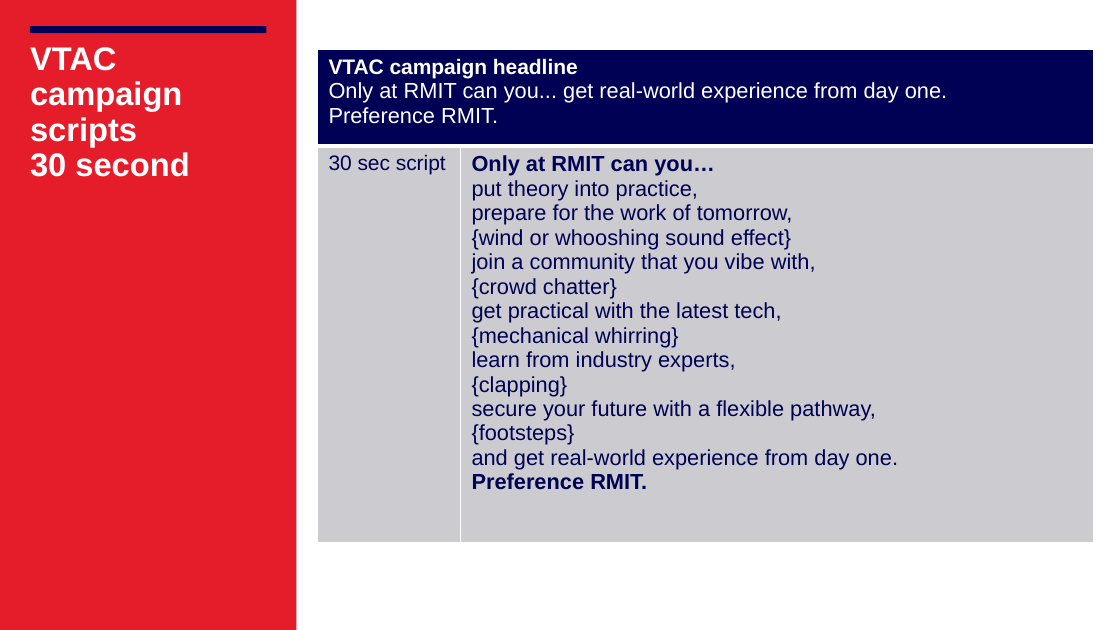
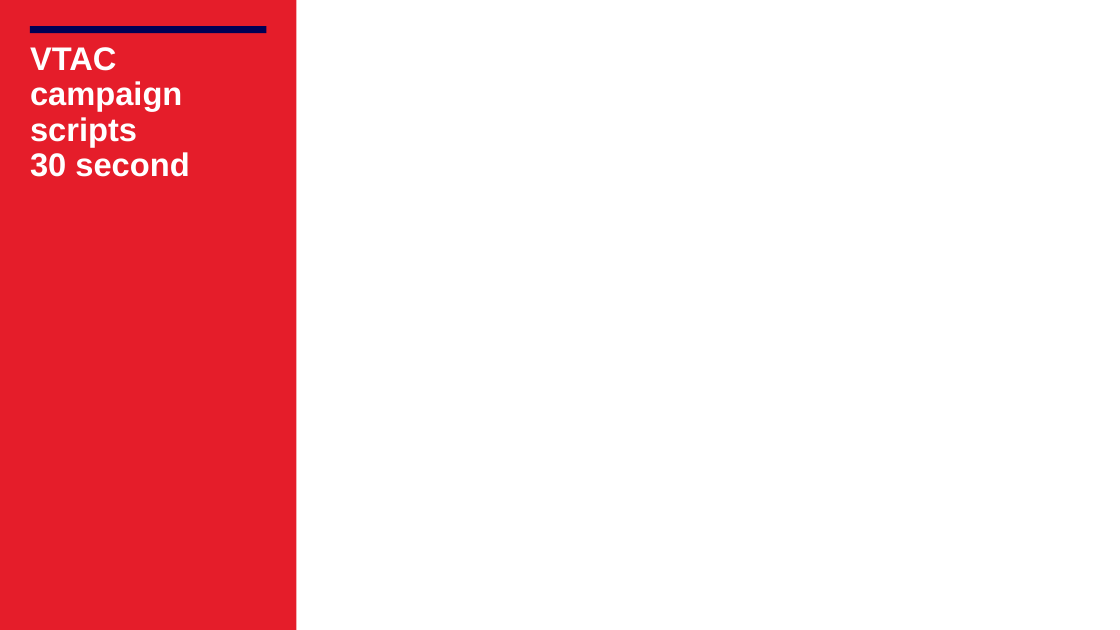
Before and after one commit to westmere7/Mel_WorkloadReport, a slide deck: slide 11 of Docs/Workload Report User Guide.pptx (slide 3 before the commit). Drawn at 1120x630 pixels with LibreOffice and Linux fonts; fonts in the diff are those of the drawing; background and template pictures are left out. Boxes give left, top, right and bottom in pixels: in the first picture for what was removed or moved away, otherwise in the second. Text is boxed around its words. In the diff, an @@ line names an element or a change of style, - is before the commit and + after.

```diff
--- a/Docs/Workload Report User Guide.pptx
+++ b/Docs/Workload Report User Guide.pptx
@@ table removed at (317,49,1094,542), 2 rows, 2 columns @@
-VTAC campaign headline / Only at RMIT can you... get real-world experience from day one. / Preference RMIT. | 
-30 sec script | Only at RMIT can you… / put theory into practice, / prepare for the work of tomorrow, / {wind or whooshing sound effect} / join a community that you vibe with, / {crowd chatter} / get practical with the latest tech, / {mechanical whirring} / learn from industry experts, / {clapping} / secure your future with a flexible pathway, / {footsteps} / and get real-world experience from day one. / Preference RMIT.
```
Also in this commit, not shown: 10 slides added, 2 slides removed.
